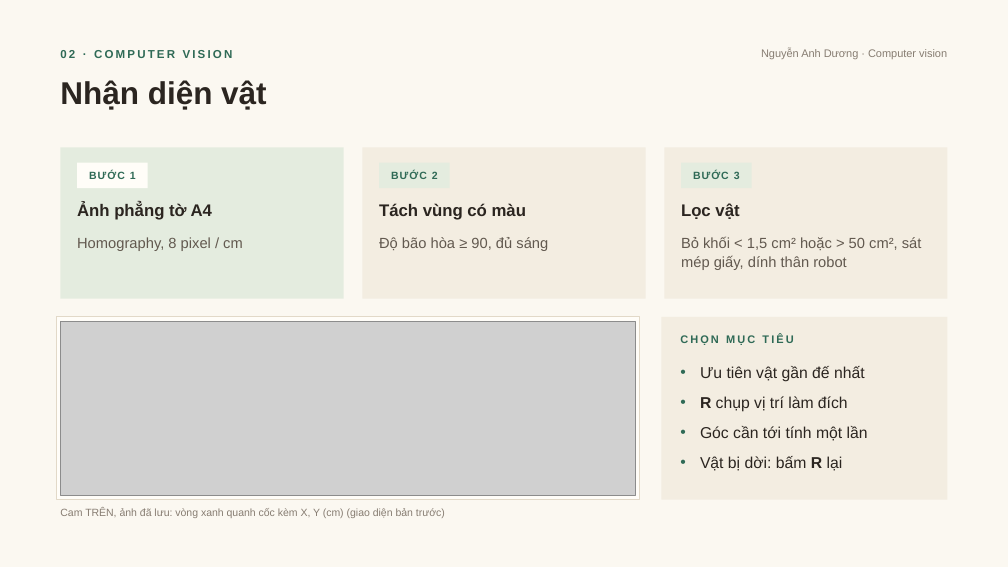
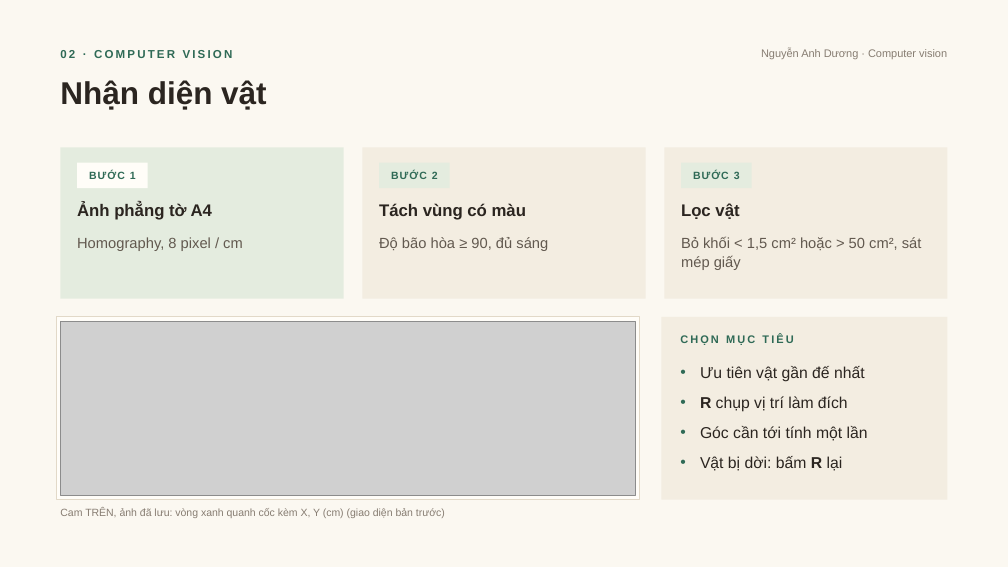
Before and after one commit to DuongNAD/Project_IoT, a slide deck: slide 6 of slides/Phan2_LuongDuLieu_Code.pptx. Drawn at 1008x567 pixels with LibreOffice and Linux fonts; fonts in the diff are those of the drawing; grey boxes stand for pictures. Boxes give left, top, right and bottom in pixels: in the first picture for what was removed or moved away, otherwise in the second. Text is boxed around its words. In the diff, an @@ line names an element or a change of style, - is before the commit and + after.

```diff
--- a/slides/Phan2_LuongDuLieu_Code.pptx
+++ b/slides/Phan2_LuongDuLieu_Code.pptx
@@ text at box(681, 237, 922, 270): text changed @@
-Bỏ khối < 1,5 cm² hoặc > 50 cm², sát mép giấy, dính thân robot
+Bỏ khối < 1,5 cm² hoặc > 50 cm², sát mép giấy
```
Also in this commit, not shown: 1 other slide changed, 19 other files.
